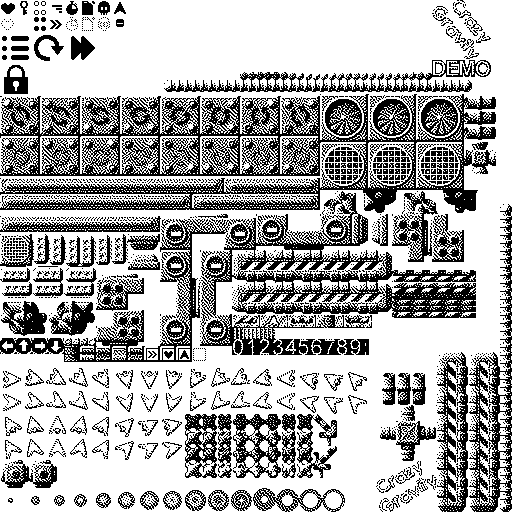
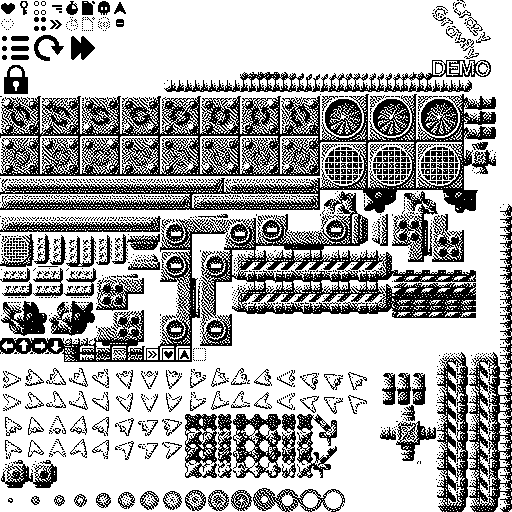
Two versions of the same layered image (512x512). Layer-by-layer changes:
painted on "lock" over [27, 315, 436, 512]
painted on "Fast Forward 2" over [27, 315, 436, 512]
painted on "Fast Forward" over [27, 315, 436, 512]
painted on "Background" over [27, 315, 436, 512]
